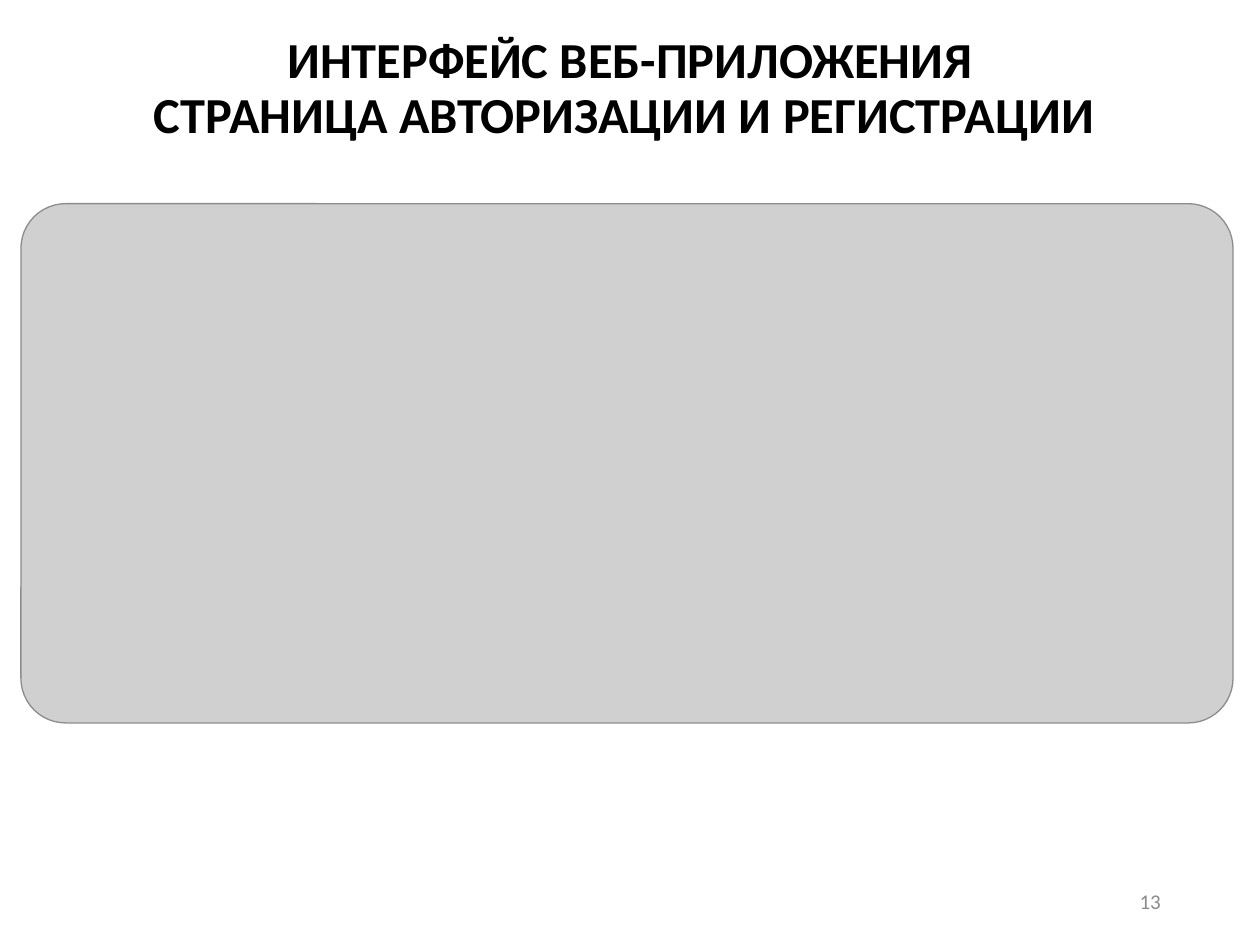
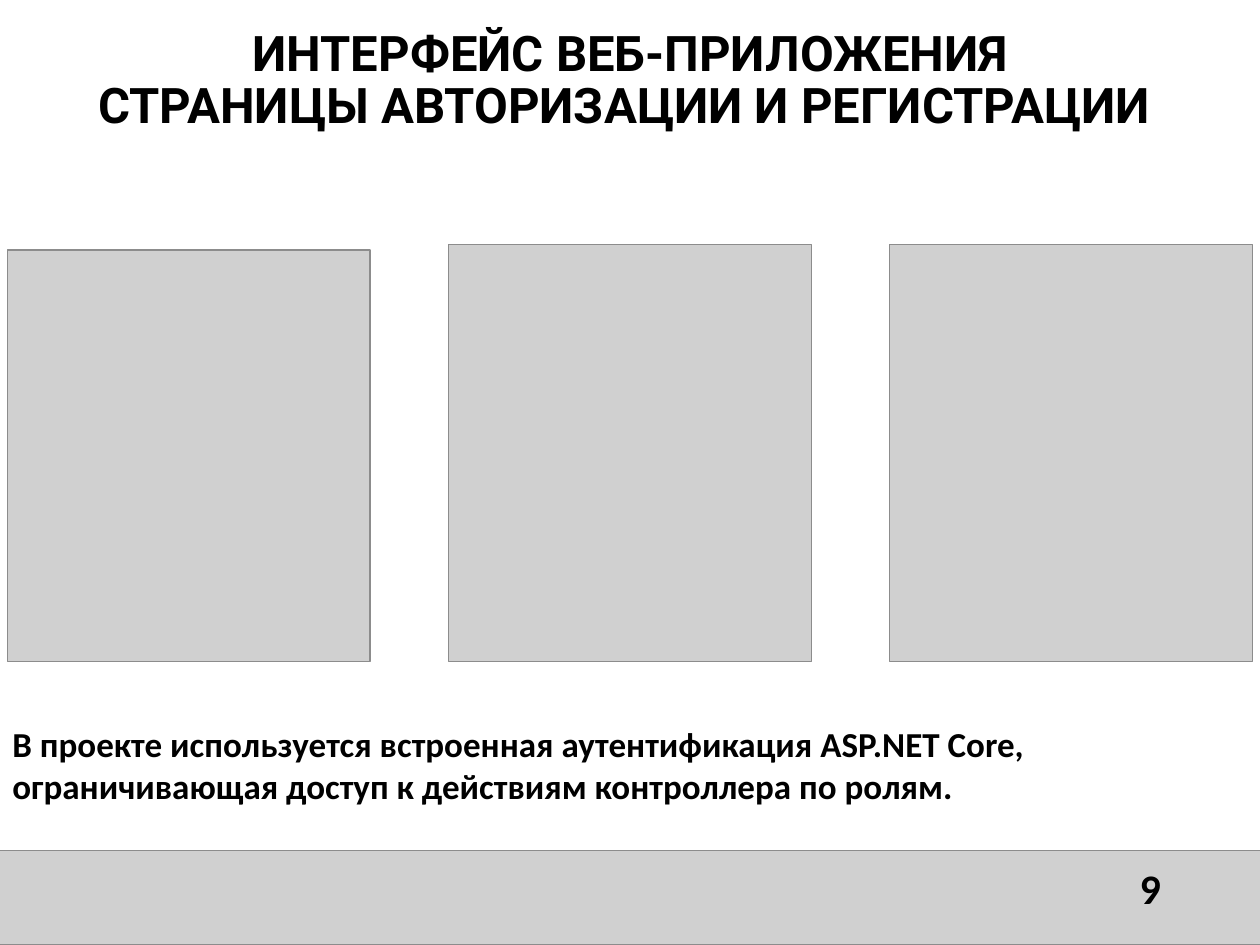
Before and after one commit to DaniilTropin11/IB-Company, a slide deck: slide 9 of ПРАВКИ_Презентация ВКР ВО.pptx (slide 13 before the commit). Drawn at 1260x945 pixels with LibreOffice and Linux fonts; fonts in the diff are those of the drawing; grey boxes stand for pictures; background and template pictures are left out. Boxes give left, top, right and bottom in pixels: in the first picture for what was removed or moved away, otherwise in the second. Text is boxed around its words. In the diff, an @@ line names an element or a change of style, - is before the commit and + after.

```diff
--- a/ПРАВКИ_Презентация ВКР ВО.pptx
+++ b/ПРАВКИ_Презентация ВКР ВО.pptx
@@ title at (98, 27, 1149, 132): text changed; size 28.8 to 28 pt; font Calibri to Roboto @@
-ИНТЕРФЕЙС ВЕБ-ПРИЛОЖЕНИЯ
-СТРАНИЦА АВТОРИЗАЦИИ И РЕГИСТРАЦИИ
+ИНТЕРФЕЙС ВЕБ-ПРИЛОЖЕНИЯ
+СТРАНИЦЫ АВТОРИЗАЦИИ И РЕГИСТРАЦИИ
@@ picture removed at (21, 204, 1234, 723) @@
@@ picture added at (8, 251, 370, 663) @@
@@ picture added at (449, 244, 811, 662) @@
@@ picture added at (890, 244, 1252, 662) @@
@@ text added at (12, 733, 1024, 805), 20 pt, text #000000, bold @@
+В проекте используется встроенная аутентификация ASP.NET Core, ограничивающая доступ к действиям контроллера по ролям.
@@ picture added at (0, 850, 1260, 945) @@
@@ page number at (1140, 876, 1161, 904): text changed; size 12 to 24 pt; text colour #8C8C8C to #000000; bold on @@
-13
+9
```
Also in this commit, not shown: 9 other slides changed, 6 slides added, 8 slides removed.
